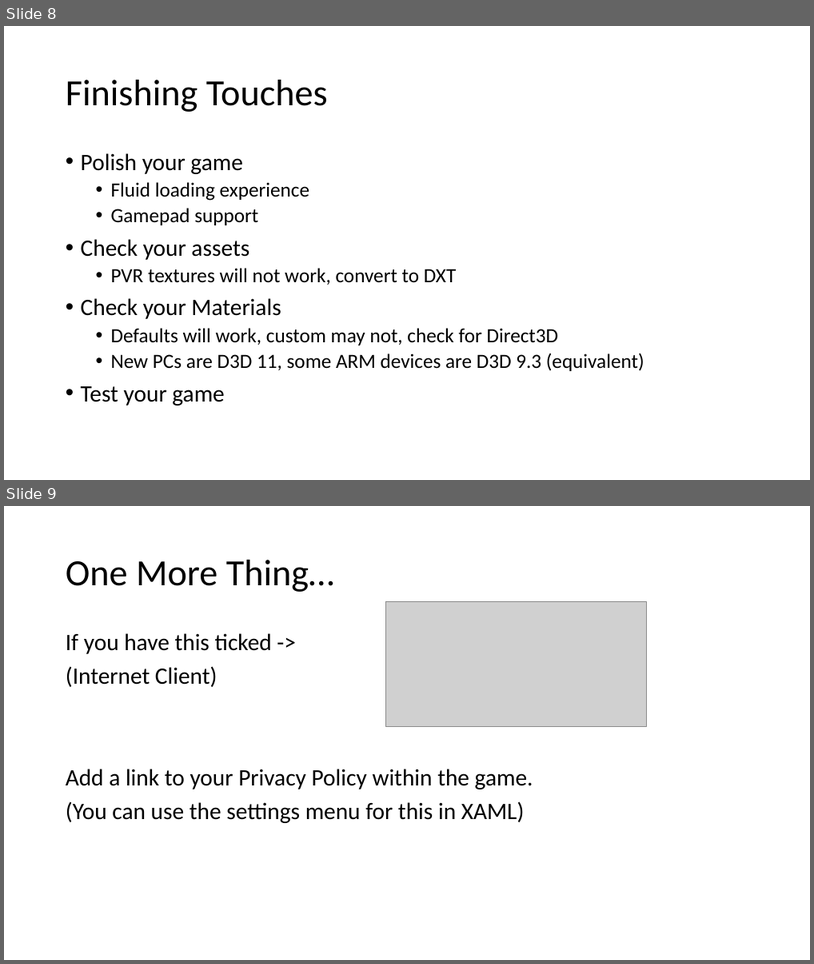
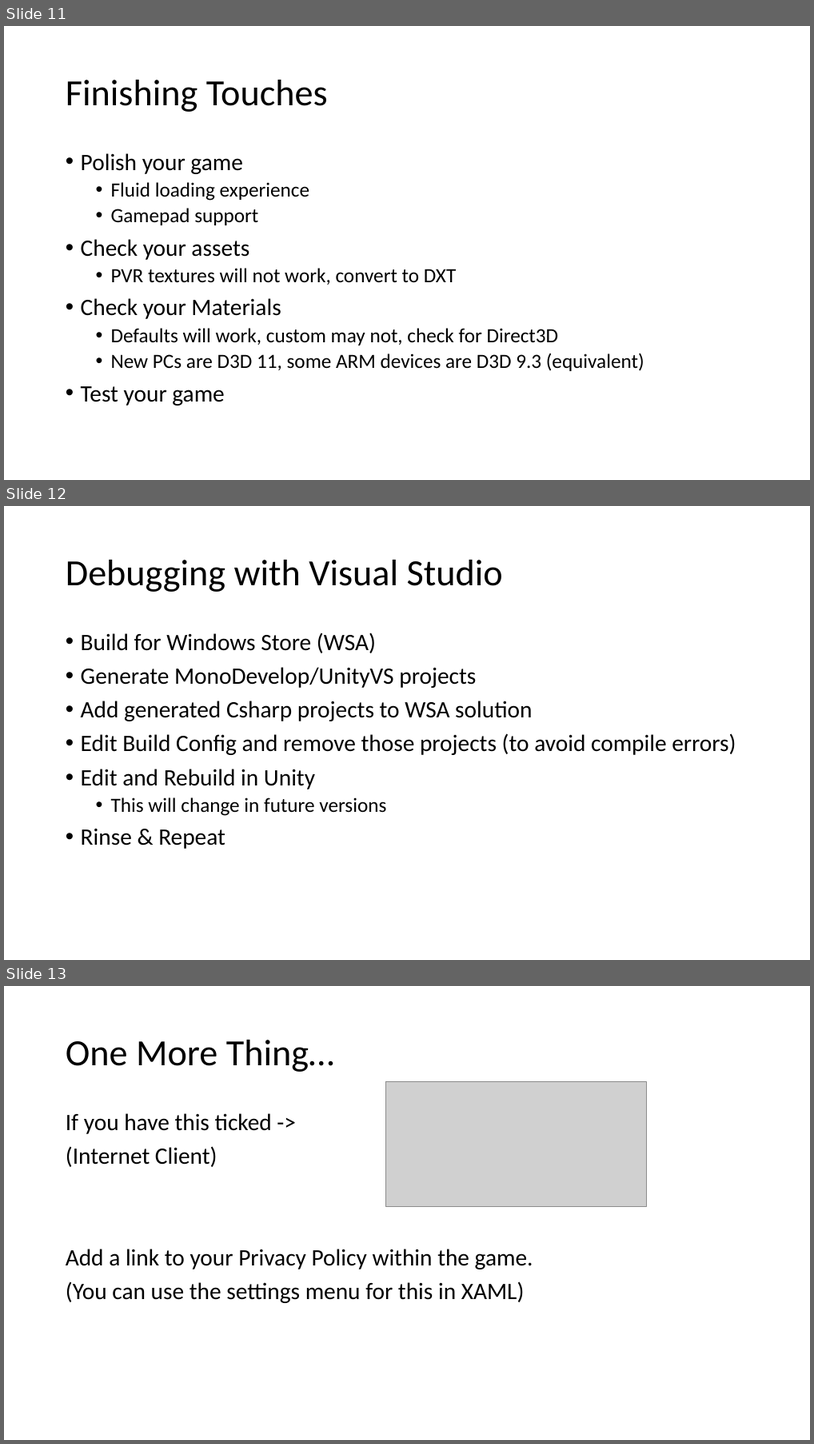
Before and after one commit to quandtm/UnityWin8Porting, a slide deck: PortingUnity_Win8.pptx. Shown one above the other, each under a label of ours: slides 8 and 9 before the commit, slides 11, 12 and 13 after it. The pictures are 814x964 and 814x1444 pixels, drawn with LibreOffice and Linux fonts; fonts in the diff are those of the drawing; grey boxes stand for pictures. Boxes give left, top, right and bottom in pixels: in the first picture for what was removed or moved away, otherwise in the second. Text is boxed around its words. In the diff, an @@ line names an element or a change of style, - is before the commit and + after.

```diff
--- a/PortingUnity_Win8.pptx
+++ b/PortingUnity_Win8.pptx
@@ slide 12 added at (4,506,810,960), background #FFFFFF @@
@@ title added at (66,560,503,592), 44 pt, text #000000 @@
+Debugging with Visual Studio
@@ text added at (81,632,736,848), 28 pt, text #000000 @@
+• Build for Windows Store (WSA)
+• Generate MonoDevelop/UnityVS projects
+• Add generated Csharp projects to WSA solution
+• Edit Build Config and remove those projects (to avoid compile errors)
+• Edit and Rebuild in Unity
+  • This will change in future versions
+• Rinse & Repeat
@@ what was slide 8 is now slide 11 @@
@@ what was slide 9 is now slide 13 @@
```
Also in this commit, not shown: 3 slides changed, 3 other slides added.
